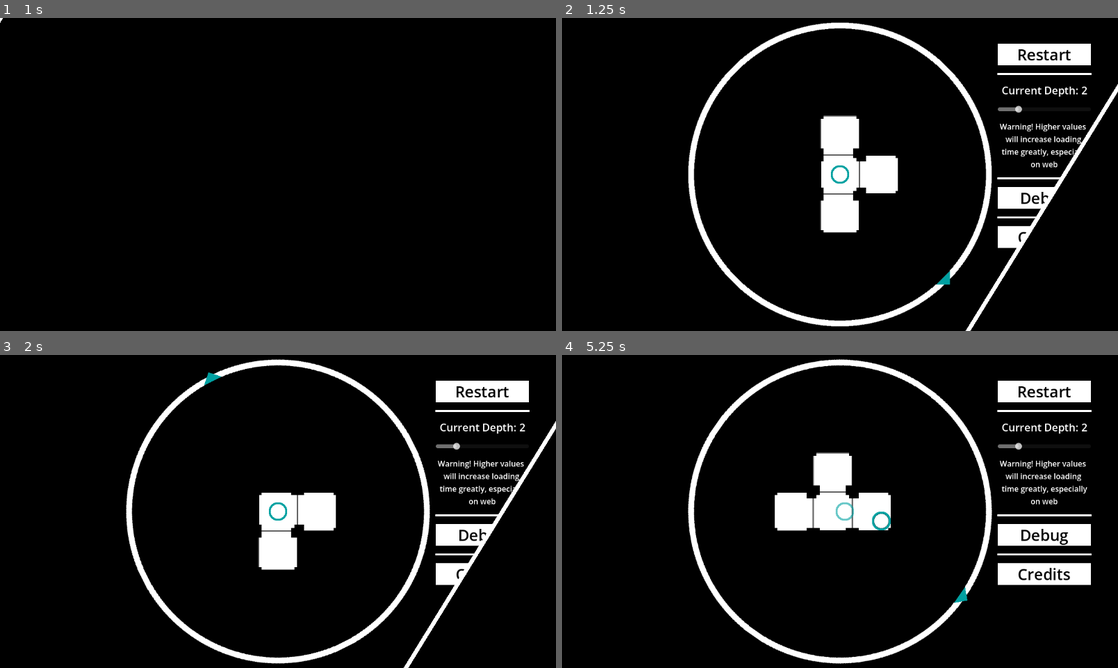
Above: before the commit, frames 1-4 (two rows, left to right).
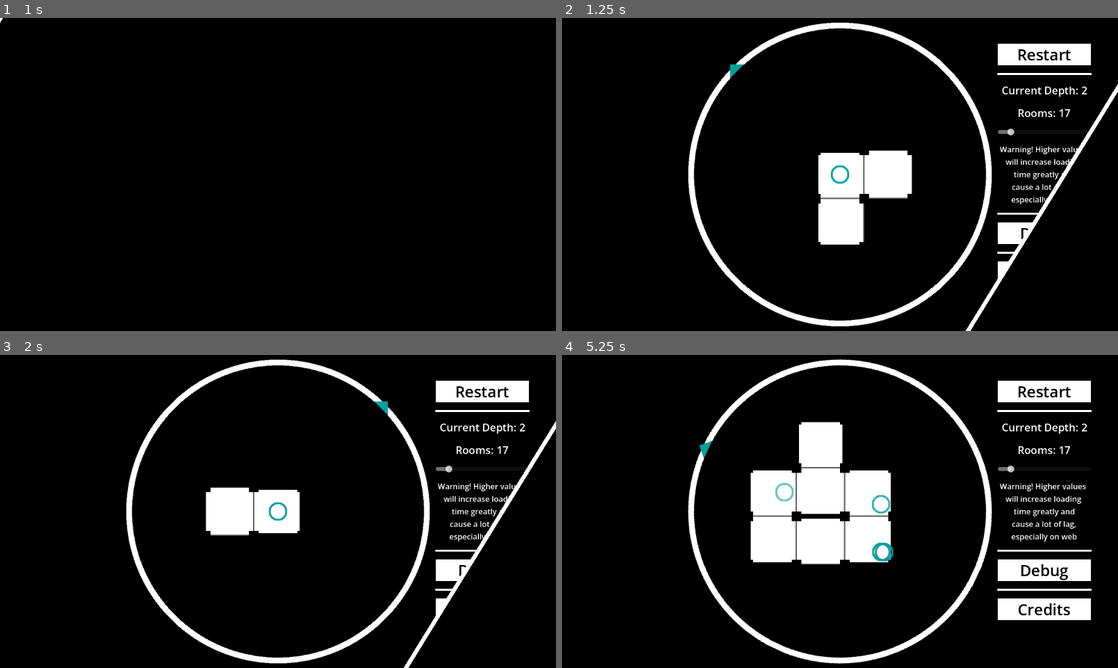
Above: after the commit, the same moments.

Repository: entityJY/hyperedi
Game: Godot game, scene res://ui/start_game.tscn
Same seed, same stepped clock (60 frames per second), same inputs: the game is played once before the commit and once after it. Sound files missing from this copy of the repository are replaced by a short silence.
Inputs:
- Up to frame 1 (1 s): click "Start Game" at 0.5 s
- Up to frame 2 (1.25 s): no input
- Up to frame 3 (2 s): click "Restart" at 1.25 s
- Up to frame 4 (5.25 s): click "Restart" at 2 s; click "Restart" at 2.75 s; hold D (right) 3.53-4.28 s; tap Space (place) at 3.6, 4.35, 5.1 s; hold S (down) 4.28-5.03 s; hold D (right) from 5.03 s (still down)

Frame 1 is identical in both runs. In frame 2, 4.4% of the frame differs, in the area x 30-95%, y 14-86%; in frame 3, 5.8%; in frame 4, 12%, in the area x 22-96%, y 1-99%.

Commit message:
feat: add label to show num of rooms that will be generated

Diff:
--- a/hyperplane_dungeon/dungeon.gd
+++ b/hyperplane_dungeon/dungeon.gd
@@ -38,7 +38,7 @@
 	tile.grid_position = tile_position
 	tile.visible = true
 	tile.process_mode = Node.PROCESS_MODE_INHERIT
-	tile.position = tile_position * 81
+	tile.position = tile_position * 100
 
 	for key in tile.hyperplane_node.reachable_neighbors.keys():
 		var wall = tile.walls[key]
@@ -121,7 +121,7 @@
 			node = explore_stack[-1]
 
 func initialize_level() -> void:
-	var hyperplane = HyperPlane.new(depth)
+	var hyperplane = HyperPlane.new(depth - 1)
 	for node in hyperplane.cell_hashmap.values():
 		var tile: Tile = tile_resource.instantiate()
 		tile_container.add_child(tile)
@@ -147,17 +147,6 @@
 
 	SceneTransition.fade_in()
 
-
-func _on_top_down_walls_body_entered(body: Node2D) -> void:
-	if body != player:
-		return
-	body.position.y = 100 * sign(body.position.y)
-
-func _on_left_right_walls_body_entered(body: Node2D) -> void:
-	if body != player:
-		return
-	body.position.x = 100 * sign(body.position.x)
-
 func wait_for_win(center_tile: Tile) -> void:
 	await center_tile.body_entered
 	var tween = get_tree().create_tween()
--- a/hyperplane_dungeon/dungeon.tscn
+++ b/hyperplane_dungeon/dungeon.tscn
@@ -25,21 +25,15 @@
 fill_from = Vector2(0.5, 0.5)
 fill_to = Vector2(0.5, 1)
 
-[sub_resource type="RectangleShape2D" id="RectangleShape2D_pr5yw"]
-size = Vector2(244, 4)
-
-[sub_resource type="RectangleShape2D" id="RectangleShape2D_3j2vp"]
-size = Vector2(4, 244)
-
 [sub_resource type="Gradient" id="Gradient_pa1cj"]
 interpolation_mode = 1
-offsets = PackedFloat32Array(0, 0.7108434)
+offsets = PackedFloat32Array(0, 0.37650603)
 colors = PackedColorArray(0, 0, 0, 0, 0, 0, 0, 1)
 
 [sub_resource type="GradientTexture2D" id="GradientTexture2D_pa1cj"]
 gradient = SubResource("Gradient_pa1cj")
-width = 615
-height = 615
+width = 1152
+height = 1152
 fill = 1
 fill_from = Vector2(0.5, 0.5)
 
@@ -71,53 +65,6 @@
 position = Vector2(302, 0)
 color = Color(0, 0.6310074, 0.6318191, 1)
 polygon = PackedVector2Array(0, 20, 0, -20, 20, 0)
-
-[node name="TopDownWalls" type="Area2D" parent="." unique_id=1194128046]
-process_mode = 4
-visible = false
-
-[node name="Bottom" type="CollisionShape2D" parent="TopDownWalls" unique_id=2010123997]
-position = Vector2(0, 122)
-shape = SubResource("RectangleShape2D_pr5yw")
-
-[node name="Top" type="CollisionShape2D" parent="TopDownWalls" unique_id=1626195363]
-position = Vector2(0, -122)
-shape = SubResource("RectangleShape2D_pr5yw")
-
-[node name="TopSprite" type="Polygon2D" parent="TopDownWalls" unique_id=656353033]
-z_index = 1
-color = Color(0, 0.6310074, 0.6318191, 1)
-polygon = PackedVector2Array(-203, -200, 203, -200, 203, -204, -203, -204)
-
-[node name="BottomSprite" type="Polygon2D" parent="TopDownWalls" unique_id=1665048400]
-z_index = 1
-rotation = 3.1415927
-color = Color(0, 0.6310074, 0.6318191, 1)
-polygon = PackedVector2Array(-203, -200, 203, -200, 203, -204, -203, -204)
-
-[node name="LeftRightWalls" type="Area2D" parent="." unique_id=984309629]
-process_mode = 4
-visible = false
-
-[node name="Left" type="CollisionShape2D" parent="LeftRightWalls" unique_id=189310376]
-position = Vector2(-122, 0)
-shape = SubResource("RectangleShape2D_3j2vp")
-
-[node name="Right" type="CollisionShape2D" parent="LeftRightWalls" unique_id=1099791040]
-position = Vector2(122, 0)
-shape = SubResource("RectangleShape2D_3j2vp")
-
-[node name="LeftSprite" type="Polygon2D" parent="LeftRightWalls" unique_id=2029275170]
-z_index = 1
-rotation = 4.712389
-color = Color(0, 0.6310074, 0.6318191, 1)
-polygon = PackedVector2Array(-203, -200, 203, -200, 203, -204, -203, -204)
-
-[node name="RightSprite" type="Polygon2D" parent="LeftRightWalls" unique_id=982917280]
-z_index = 1
-rotation = 1.5707964
-color = Color(0, 0.6310074, 0.6318191, 1)
-polygon = PackedVector2Array(-203, -200, 203, -200, 203, -204, -203, -204)
 
 [node name="DebugLabel" type="RichTextLabel" parent="." unique_id=2061166878]
 visible = false
@@ -152,9 +99,7 @@
 
 [node name="TileContainer" type="Node2D" parent="." unique_id=836584410]
 
-[node name="Sprite2D2" type="Sprite2D" parent="." unique_id=2035880424]
+[node name="SpriteOcluder" type="Sprite2D" parent="." unique_id=2035880424]
 texture = SubResource("GradientTexture2D_pa1cj")
 
-[connection signal="body_entered" from="TopDownWalls" to="." method="_on_top_down_walls_body_entered"]
-[connection signal="body_entered" from="LeftRightWalls" to="." method="_on_left_right_walls_body_entered"]
 [connection signal="restart_button_pressed" from="HyperPlanRenderer" to="." method="_on_hyper_plan_renderer_restart_button_pressed"]
--- a/hyperplane_dungeon/tile.tscn
+++ b/hyperplane_dungeon/tile.tscn
@@ -7,7 +7,7 @@
 [sub_resource type="CanvasTexture" id="CanvasTexture_pr5yw"]
 
 [sub_resource type="RectangleShape2D" id="RectangleShape2D_pr5yw"]
-size = Vector2(40, 40)
+size = Vector2(60, 60)
 
 [sub_resource type="RectangleShape2D" id="RectangleShape2D_u5x38"]
 
@@ -30,11 +30,11 @@
 
 [node name="Border" type="Sprite2D" parent="." unique_id=1258669480]
 modulate = Color(0.40069774, 0.40069774, 0.40069768, 1)
-scale = Vector2(81, 81)
+scale = Vector2(100, 100)
 texture = SubResource("CanvasTexture_1flmy")
 
 [node name="Background" type="Sprite2D" parent="." unique_id=981243889]
-scale = Vector2(78, 78)
+scale = Vector2(97, 97)
 texture = SubResource("CanvasTexture_pr5yw")
 
 [node name="Area2D" type="Area2D" parent="." unique_id=666074011]
@@ -45,51 +45,51 @@
 [node name="PermanentWalls" type="StaticBody2D" parent="." unique_id=1754191979]
 
 [node name="BR" type="CollisionShape2D" parent="PermanentWalls" unique_id=2032678624]
-position = Vector2(44, 44)
+position = Vector2(50, 50)
 shape = SubResource("RectangleShape2D_u5x38")
 
 [node name="BL" type="CollisionShape2D" parent="PermanentWalls" unique_id=1444820458]
-position = Vector2(-44, 44)
+position = Vector2(-50, 50)
 shape = SubResource("RectangleShape2D_u5x38")
 
 [node name="TL" type="CollisionShape2D" parent="PermanentWalls" unique_id=1473476479]
-position = Vector2(-44, -44)
+position = Vector2(-50, -50)
 shape = SubResource("RectangleShape2D_u5x38")
 
 [node name="TR" type="CollisionShape2D" parent="PermanentWalls" unique_id=611600508]
-position = Vector2(44, -44)
+position = Vector2(50, -50)
 shape = SubResource("RectangleShape2D_u5x38")
 
 [node name="BRSprite" type="Sprite2D" parent="PermanentWalls" unique_id=1742533761]
 modulate = Color(0, 0, 0, 1)
 z_index = 2
-position = Vector2(44, 44)
+position = Vector2(50, 50)
 scale = Vector2(20, 20)
 texture = SubResource("CanvasTexture_ncmvh")
 
 [node name="BLSprite" type="Sprite2D" parent="PermanentWalls" unique_id=662319085]
 modulate = Color(0, 0, 0, 1)
 z_index = 2
-position = Vector2(-44, 44)
+position = Vector2(-50, 50)
 scale = Vector2(20, 20)
 texture = SubResource("CanvasTexture_ncmvh")
 
 [node name="TLSprite" type="Sprite2D" parent="PermanentWalls" unique_id=1615961174]
 modulate = Color(0, 0, 0, 1)
 z_index = 2
-position = Vector2(-44, -44)
+position = Vector2(-50, -50)
 scale = Vector2(20, 20)
 texture = SubResource("CanvasTexture_ncmvh")
 
 [node name="TRSprite" type="Sprite2D" parent="PermanentWalls" unique_id=213435248]
 modulate = Color(0, 0, 0, 1)
 z_index = 2
-position = Vector2(44, -44)
+position = Vector2(50, -50)
 scale = Vector2(20, 20)
 texture = SubResource("CanvasTexture_ncmvh")
 
 [node name="0" type="StaticBody2D" parent="." unique_id=7154654]
-position = Vector2(44, 0)
+position = Vector2(50, 0)
 
 [node name="CollisionShape2D" type="CollisionShape2D" parent="0" unique_id=343322297]
 shape = SubResource("RectangleShape2D_8jusb")
@@ -101,7 +101,7 @@
 texture = SubResource("CanvasTexture_kwjmu")
 
 [node name="1" type="StaticBody2D" parent="." unique_id=1150352967]
-position = Vector2(0, -44)
+position = Vector2(0, -50)
 
 [node name="CollisionShape2D" type="CollisionShape2D" parent="1" unique_id=1273030925]
 shape = SubResource("RectangleShape2D_kwjmu")
@@ -113,7 +113,7 @@
 texture = SubResource("CanvasTexture_kwjmu")
 
 [node name="2" type="StaticBody2D" parent="." unique_id=956310327]
-position = Vector2(-44, 0)
+position = Vector2(-50, 0)
 
 [node name="CollisionShape2D" type="CollisionShape2D" parent="2" unique_id=1989241879]
 shape = SubResource("RectangleShape2D_8jusb")
@@ -125,7 +125,7 @@
 texture = SubResource("CanvasTexture_kwjmu")
 
 [node name="3" type="StaticBody2D" parent="." unique_id=1365656111]
-position = Vector2(0, 44)
+position = Vector2(0, 50)
 
 [node name="CollisionShape2D" type="CollisionShape2D" parent="3" unique_id=879951348]
 shape = SubResource("RectangleShape2D_kwjmu")
--- a/ui/ui.gd
+++ b/ui/ui.gd
@@ -4,8 +4,11 @@
 @export var depth_label: Label
 @export var depth_slider: HSlider
 @export var debug_button: Button
+@export var num_rooms_label: Label
 var credits_toggled: bool = false
 signal restart_button_pressed()
+
+var room_num_sequence: Array[int] = [1, 5, 17, 45, 109, 253, 577, 1305, 2941, 6616, 14877, 33437]
 
 # Called when the node enters the scene tree for the first time.
 func _ready() -> void:
@@ -25,6 +28,7 @@
 func update_depth() -> void:
 	depth_label.text = "Current Depth: " + str(SceneTransition.dungeon_depth)
 	depth_slider.value = SceneTransition.dungeon_depth
+	num_rooms_label.text = "Rooms: " + str(room_num_sequence[SceneTransition.dungeon_depth])
 
 
 func _on_button_button_down() -> void:
--- a/ui/ui.tscn
+++ b/ui/ui.tscn
@@ -26,12 +26,13 @@
 border_width_right = 5
 border_width_bottom = 5
 
-[node name="UI" type="CanvasLayer" unique_id=1106087896 node_paths=PackedStringArray("credits", "depth_label", "depth_slider", "debug_button")]
+[node name="UI" type="CanvasLayer" unique_id=1106087896 node_paths=PackedStringArray("credits", "depth_label", "depth_slider", "debug_button", "num_rooms_label")]
 script = ExtResource("1_t1rqr")
 credits = NodePath("RichTextLabel")
 depth_label = NodePath("PanelContainer/MarginContainer/HBoxContainer/MarginContainer2/VBoxContainer2/DepthLabel")
 depth_slider = NodePath("PanelContainer/MarginContainer/HBoxContainer/MarginContainer2/VBoxContainer2/DepthSlider")
 debug_button = NodePath("PanelContainer/MarginContainer/HBoxContainer/MarginContainer2/VBoxContainer2/Debug")
+num_rooms_label = NodePath("PanelContainer/MarginContainer/HBoxContainer/MarginContainer2/VBoxContainer2/NumRoomsLabel")
 
 [node name="PanelContainer" type="PanelContainer" parent="." unique_id=1021052557]
 anchors_preset = 15
@@ -102,17 +103,26 @@
 text = "Current Depth: "
 horizontal_alignment = 1
 
+[node name="NumRoomsLabel" type="Label" parent="PanelContainer/MarginContainer/HBoxContainer/MarginContainer2/VBoxContainer2" unique_id=1553628423]
+layout_mode = 2
+theme_override_font_sizes/font_size = 22
+text = "Rooms: "
+horizontal_alignment = 1
+
 [node name="DepthSlider" type="HSlider" parent="PanelContainer/MarginContainer/HBoxContainer/MarginContainer2/VBoxContainer2" unique_id=1278360574]
 layout_mode = 2
+min_value = 1.0
 max_value = 10.0
+value = 1.0
 
-[node name="DepthLabel2" type="Label" parent="PanelContainer/MarginContainer/HBoxContainer/MarginContainer2/VBoxContainer2" unique_id=1886522556]
+[node name="WarningLabel" type="Label" parent="PanelContainer/MarginContainer/HBoxContainer/MarginContainer2/VBoxContainer2" unique_id=1886522556]
 layout_mode = 2
 theme_override_font_sizes/font_size = 16
 text = "Warning! Higher values
 will increase loading
-time greatly, especially
-on web"
+time greatly and
+cause a lot of lag,
+especially on web"
 horizontal_alignment = 1
 
 [node name="VSeparator2" type="HSeparator" parent="PanelContainer/MarginContainer/HBoxContainer/MarginContainer2/VBoxContainer2" unique_id=1254290010]
